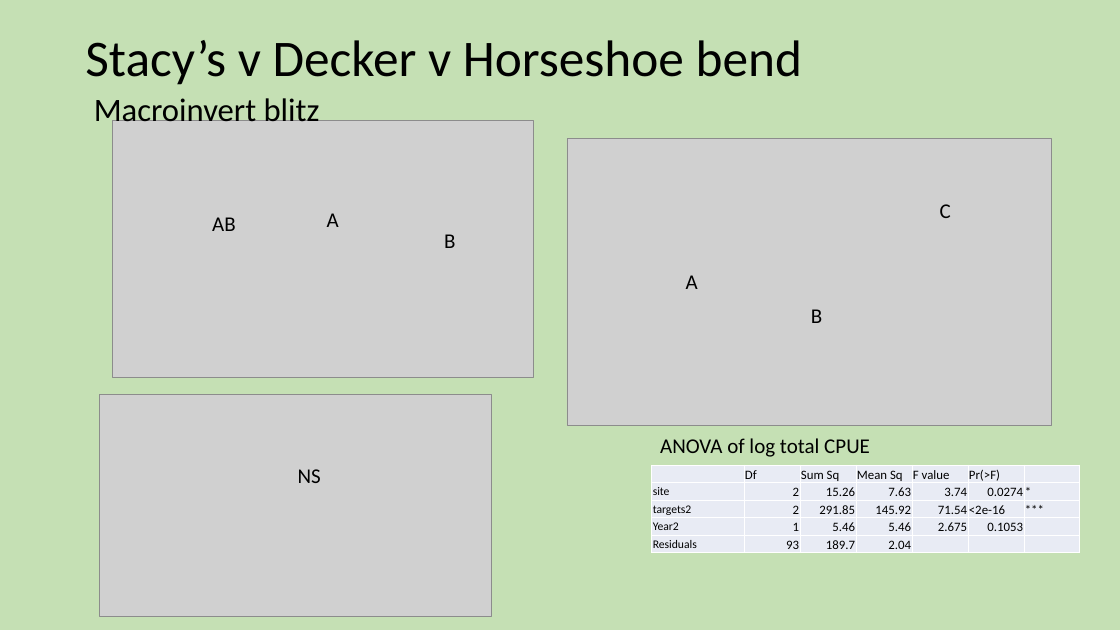
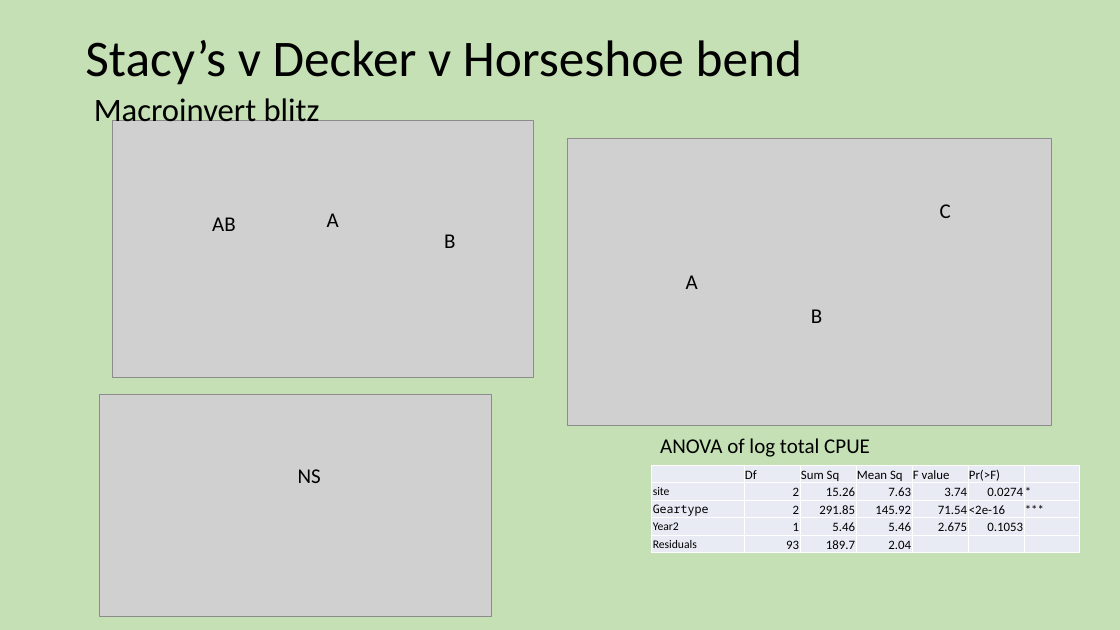
Before and after one commit to rosehartman/FRPreport2018, a slide deck: slide 39 of May phase IV analyses.pptx. Drawn at 1120x630 pixels with LibreOffice and Linux fonts; fonts in the diff are those of the drawing; grey boxes stand for pictures. Boxes give left, top, right and bottom in pixels: in the first picture for what was removed or moved away, otherwise in the second. Text is boxed around its words. In the diff, an @@ line names an element or a change of style, - is before the commit and + after.

```diff
--- a/May phase IV analyses.pptx
+++ b/May phase IV analyses.pptx
@@ table at (652, 465, 1082, 553) @@
-row 3, column 1: targets2
+row 3, column 1: Geartype
```
Also in this commit, not shown: 7 other slides changed, 24 other files.
